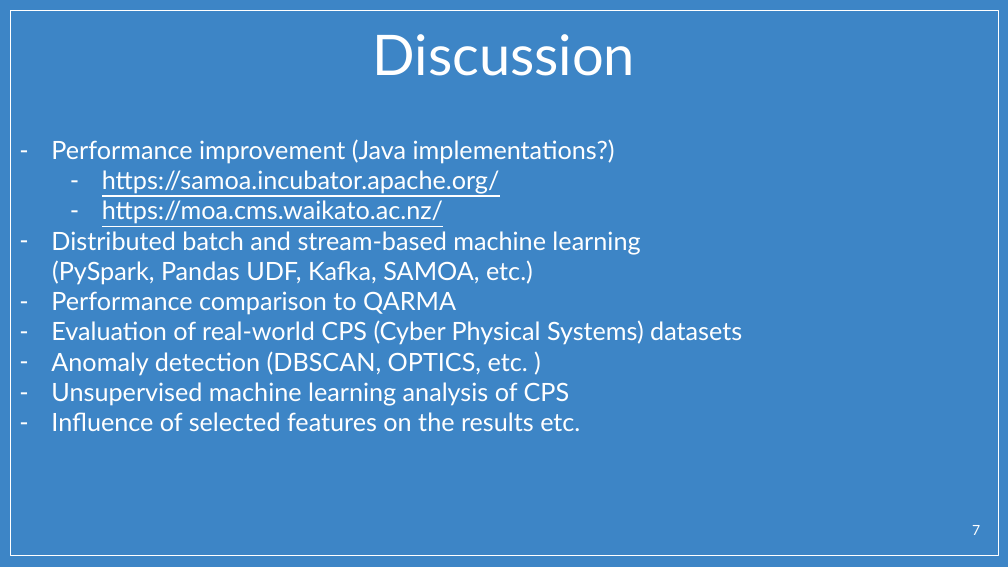
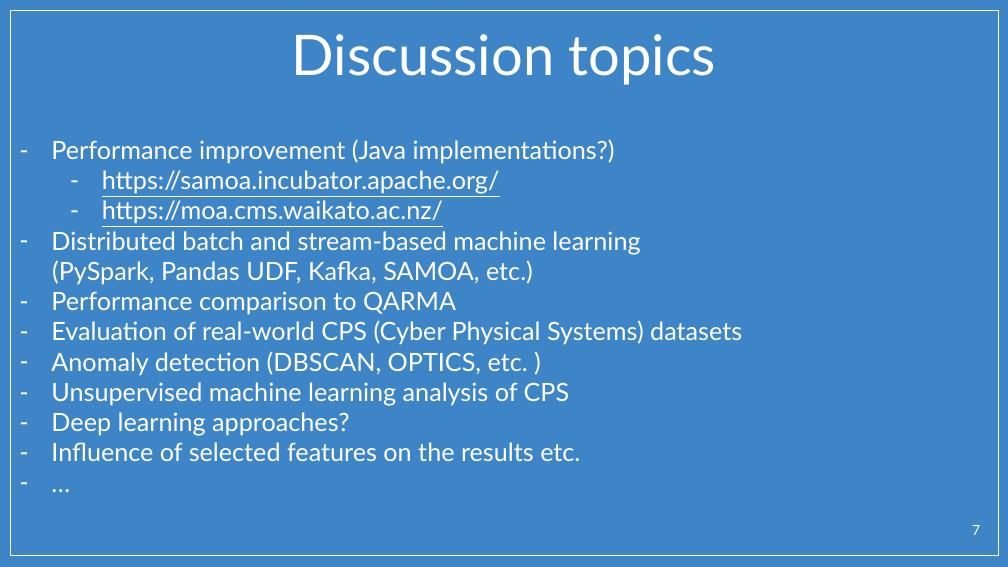
Before and after one commit to 5uperpalo/FIREMAN-project, a slide deck: slide 7 of workshop_05132020/FIREMAN_workshop.pptx. Drawn at 1008x567 pixels with LibreOffice and Linux fonts; fonts in the diff are those of the drawing; background and template pictures are left out. Boxes give left, top, right and bottom in pixels: in the first picture for what was removed or moved away, otherwise in the second. Text is boxed around its words. In the diff, an @@ line names an element or a change of style, - is before the commit and + after.

```diff
--- a/workshop_05132020/FIREMAN_workshop.pptx
+++ b/workshop_05132020/FIREMAN_workshop.pptx
@@ text at box(292, 34, 716, 85): text changed @@
-Discussion
+Discussion topics
@@ text at box(51, 139, 742, 461): paragraph added @@
+– …
@@ text at box(51, 412, 349, 436): paragraph added @@
+– Deep learning approaches?
```
Also in this commit, not shown: 1 other slide changed, 11 other files.
